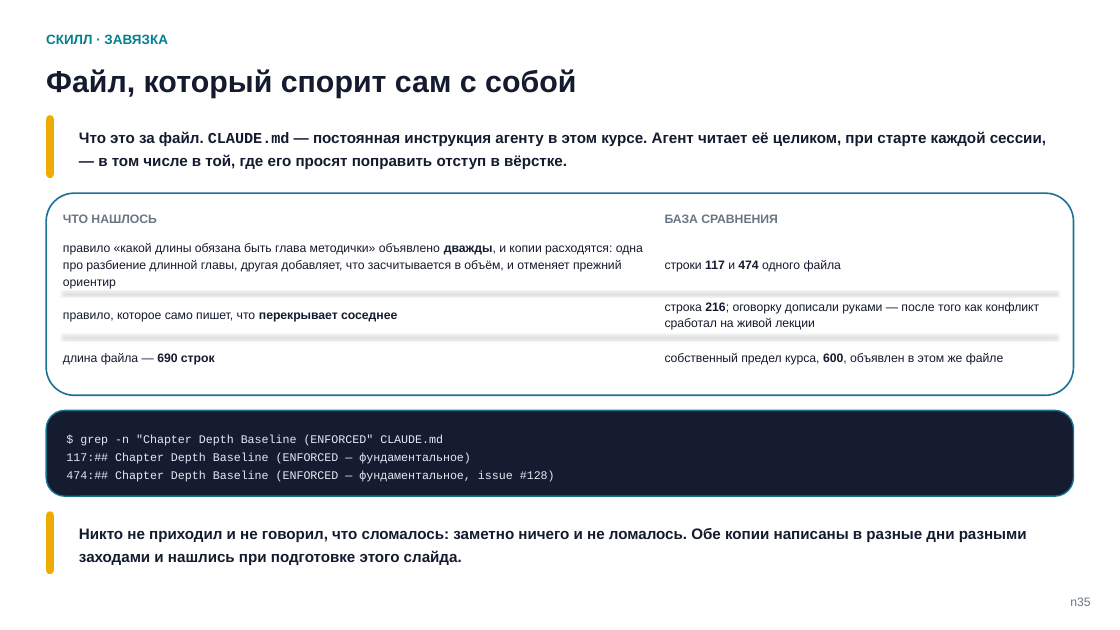
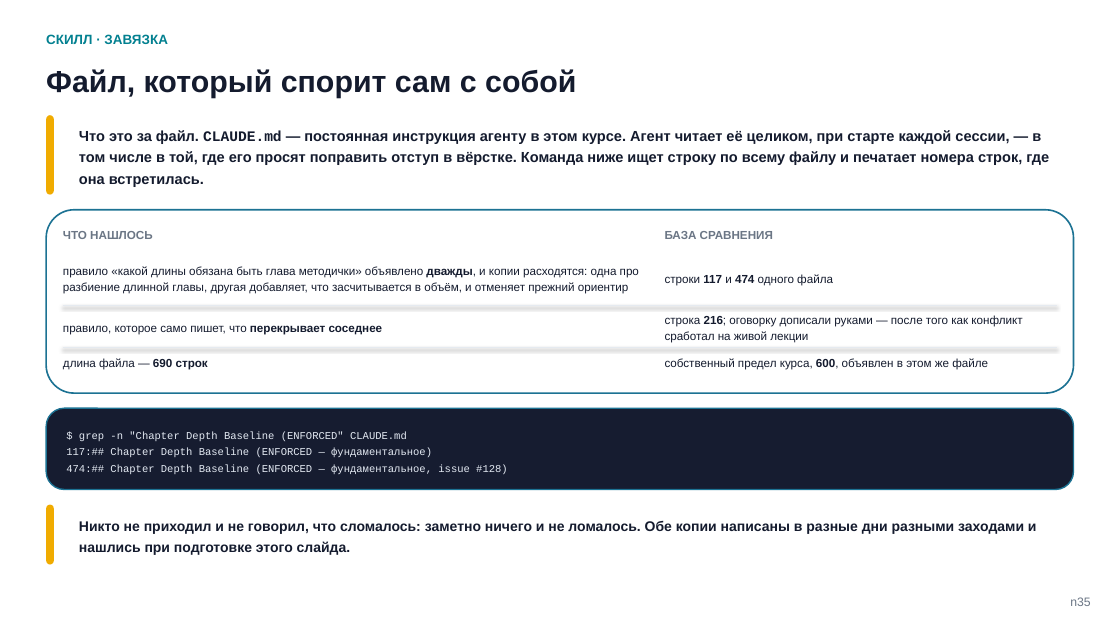
Before and after one commit to tellina-study/AI-usage-lessons, a slide deck: slide 36 of library/seminars/sem-05/rendered/sem-05.pptx. Drawn at 1120x630 pixels with LibreOffice and Linux fonts; fonts in the diff are those of the drawing. Boxes give left, top, right and bottom in pixels: in the first picture for what was removed or moved away, otherwise in the second. Text is boxed around its words. In the diff, an @@ line names an element or a change of style, - is before the commit and + after.

Commit message:
Кейс 4: разбор по единой форме без двойного объявления ответа, свидетельства после разбора, дубль между схемой и кодом снят #211

```diff
--- a/library/seminars/sem-05/rendered/sem-05.pptx
+++ b/library/seminars/sem-05/rendered/sem-05.pptx
@@ rounded rectangle resized from (x1=46, y1=115, x2=54, y2=178) to (x1=46, y1=115, x2=54, y2=195) @@
@@ text at (x1=79, y1=130, x2=1049, y2=187): text changed; size 13 to 12.5 pt @@
-Что это за файл. CLAUDE.md — постоянная инструкция агенту в этом курсе. Агент читает её целиком, при старте каждой сессии, — в том числе в той, где его просят поправить отступ в вёрстке.
+Что это за файл. CLAUDE.md — постоянная инструкция агенту в этом курсе. Агент читает её целиком, при старте каждой сессии, — в том числе в той, где его просят поправить отступ в вёрстке. Команда ниже ищет строку по всему файлу и печатает номера строк, где она встретилась.
@@ rounded rectangle at (x1=46, y1=210, x2=1074, y2=393): proportions changed @@
@@ rounded rectangle resized from (x1=46, y1=193, x2=1074, y2=396) to (x1=46, y1=210, x2=1074, y2=393) @@
@@ size 10.5 to 10 pt in 8 elements at (x1=63, y1=358, x2=208, y2=370), (x1=665, y1=358, x2=988, y2=370), (x1=63, y1=325, x2=383, y2=335), (x1=665, y1=315, x2=1022, y2=343), (x1=63, y1=266, x2=639, y2=294), (x1=665, y1=274, x2=833, y2=286), (x1=63, y1=231, x2=152, y2=239), (x1=665, y1=231, x2=773, y2=239) @@
@@ 6 texts, 2 lines moved together from (x1=63, y1=214, x2=1057, y2=335) to (x1=63, y1=231, x2=1057, y2=348) @@
@@ rounded rectangle resized from (x1=46, y1=411, x2=1074, y2=497) to (x1=46, y1=408, x2=1074, y2=490) @@
@@ rounded rectangle at (x1=46, y1=408, x2=1074, y2=490): proportions changed @@
@@ text "$ grep -n "Chapter Depth ..." at (x1=66, y1=432, x2=508, y2=474): size 10 to 9 pt @@
@@ rounded rectangle moved from (x1=46, y1=512, x2=54, y2=575) to (x1=46, y1=505, x2=54, y2=565) @@
@@ text "Никто не приходил и не ..." at (x1=79, y1=521, x2=1037, y2=555): size 13 to 12 pt @@
```
Also in this commit, not shown: 4 other slides changed, 1 slide added, 1 slide removed, 12 other files.
